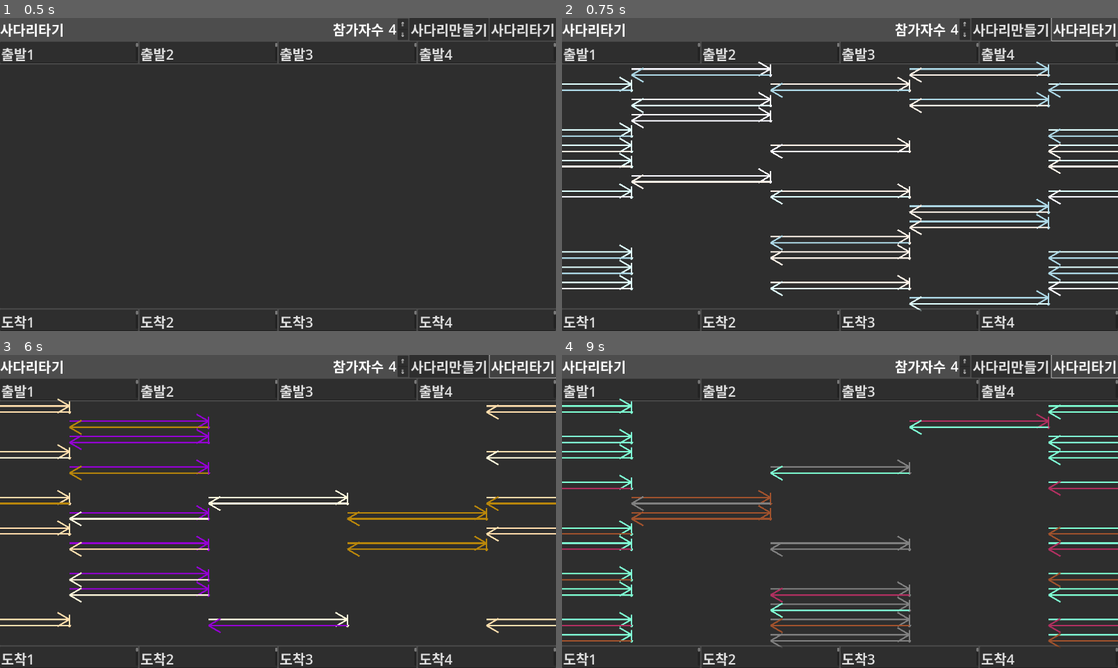
Above: before the commit, frames 1-4 (two rows, left to right).
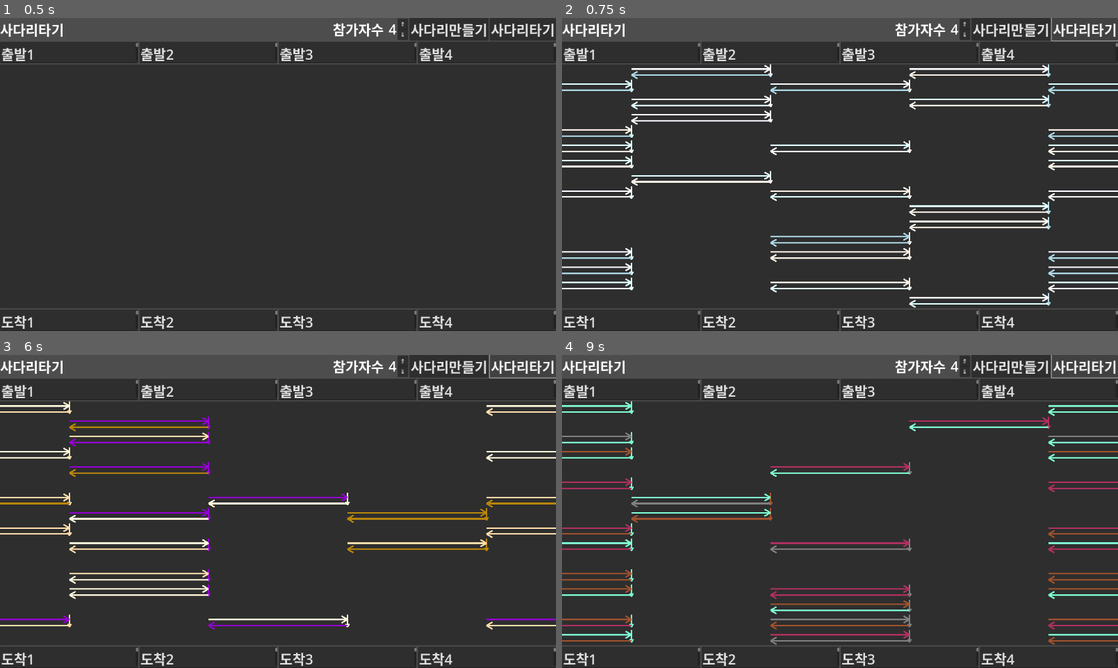
Above: after the commit, the same moments.

Repository: kasworld/gd4laddergame
Game: Godot game, scene res://사다리타기.tscn
Two runs of this game, one before a commit and one after it. Both use one fixed random seed, a clock stepped at 60 frames per second and the inputs below.
Inputs:
- Up to frame 1 (0.5 s): no input
- Up to frame 2 (0.75 s): click "사다리타기" at 0.5 s
- Up to frame 3 (6 s): click "⇑" at 1.25 s; click "⇓" at 2 s; click "사다리만들기" at 2.75 s; click "⇑" at 3.5 s; click "⇓" at 4.25 s; click "사다리만들기" at 5 s; click "사다리타기" at 5.75 s
- Up to frame 4 (9 s): click "⇑" at 6.5 s; click "⇓" at 7.25 s; click "사다리만들기" at 8 s; click "사다리타기" at 8.75 s

Frame 1 is identical in both runs. In frame 2, 1.9% of the frame differs, in the area x 0-100%, y 13-94%; in frame 3, 1.8%; in frame 4, 2.5%.

Commit message:
update arrow

Diff:
--- a/arrow/arrow.gd
+++ b/arrow/arrow.gd
@@ -8,32 +8,50 @@
 	wing_rate = rate
 	wing_rotate = rot
 
-func init_vector(vt :Vector2, co :Color, w :float)->Arrow:
+func init_vector(vt :Vector2, co :Color, w :float) -> Arrow:
 	return init_2_point(Vector2.ZERO, vt, co, w)
 
-func init_2_point_center(p1 :Vector2, p2 :Vector2, co :Color, w :float)->Arrow:
+func init_2_point_center(p1 :Vector2, p2 :Vector2, co :Color, w :float) -> Arrow:
 	var c = (p1+p2)/2
 	return init_2_point(p1-c, p2-c, co, w)
 
-func init_2_point(p1 :Vector2, p2 :Vector2, co :Color, w :float)->Arrow:
+func init_2_point(p1 :Vector2, p2 :Vector2, co :Color, w :float) -> Arrow:
 	set_color(co)
 	set_width(w)
-	set_points(p1,p2)
+	make_arrow(p1,p2)
 	return self
 
-func set_points(p1 :Vector2, p2 :Vector2):
+func make_arrow(p1 :Vector2, p2 :Vector2):
 	$CenterLine.points = [p1,p2]
+	p2_wing(p1,p2)
+	#p1_wing(p1,p2)
+
+func p1_wing(p1 :Vector2, p2 :Vector2):
+	var p3 = ((p2-p1)*wing_rate).rotated(wing_rotate) + p1
+	$P1_W1.points = [p1,p3]
+	var p4 = ((p2-p1)*wing_rate).rotated(-wing_rotate) + p1
+	$P1_W2.points = [p1,p4]
+	$P1_W1.visible = true
+	$P1_W2.visible = true
+
+func p2_wing(p1 :Vector2, p2 :Vector2):
 	var p3 = ((p1-p2)*wing_rate).rotated(wing_rotate) + p2
-	$LeftLine.points = [p2,p3]
+	$P2_W1.points = [p2,p3]
 	var p4 = ((p1-p2)*wing_rate).rotated(-wing_rotate) + p2
-	$RightLine.points = [p2,p4]
+	$P2_W2.points = [p2,p4]
+	$P2_W1.visible = true
+	$P2_W2.visible = true
 
 func set_color(co :Color):
 	$CenterLine.default_color = co
-	$LeftLine.default_color = co
-	$RightLine.default_color = co
+	$P2_W1.default_color = co
+	$P2_W2.default_color = co
+	$P1_W1.default_color = co
+	$P1_W2.default_color = co
 
 func set_width(w :float):
 	$CenterLine.width = w
-	$LeftLine.width = w
-	$RightLine.width = w
+	$P2_W1.width = w
+	$P2_W2.width = w
+	$P1_W1.width = w
+	$P1_W2.width = w
--- a/arrow/arrow.tscn
+++ b/arrow/arrow.tscn
@@ -7,6 +7,14 @@
 
 [node name="CenterLine" type="Line2D" parent="."]
 
-[node name="LeftLine" type="Line2D" parent="."]
+[node name="P2_W1" type="Line2D" parent="."]
+visible = false
 
-[node name="RightLine" type="Line2D" parent="."]
+[node name="P2_W2" type="Line2D" parent="."]
+visible = false
+
+[node name="P1_W1" type="Line2D" parent="."]
+visible = false
+
+[node name="P1_W2" type="Line2D" parent="."]
+visible = false
--- a/사다리타기.gd
+++ b/사다리타기.gd
@@ -106,7 +106,6 @@
 	var shift = Vector2(0,2 * 간격.y/10)
 	for y in n*4:
 		for x in n+1:
-
 			var 참가번호 = 사다리풀이자료[x%n][y][0]
 			if  참가번호 < 0:
 				continue
@@ -114,17 +113,19 @@
 				# 첫 세로줄 그리기
 			참가번호 = x % n
 			var 세로줄 = 화살표.instantiate()
+			세로줄.init_wing(0.3)
 			세로줄.init_2_point(세로줄위치(x,y), 세로줄위치(x,y+1)-shift,참가자색[참가번호],간격.x/10/10)
 			사다리풀이.add_child(세로줄)
 
+			참가번호 = 사다리풀이자료[x%n][y][0]
 			var 가로줄 = 화살표.instantiate()
-			가로줄.init_wing(0.1)
+			가로줄.init_wing(0.05)
 			가로줄.init_2_point(가로줄위치(x,y)-shift, 가로줄위치(x+1,y)-shift, 참가자색[참가번호],간격.y/10)
 			사다리풀이.add_child(가로줄)
 
 			참가번호 = 사다리풀이자료[x%n][y][1]
 			가로줄 = 화살표.instantiate()
-			가로줄.init_wing(0.1)
+			가로줄.init_wing(0.05)
 			가로줄.init_2_point(가로줄위치(x+1,y)+shift, 가로줄위치(x,y)+shift,참가자색[참가번호],간격.y/10)
 			사다리풀이.add_child(가로줄)
 
